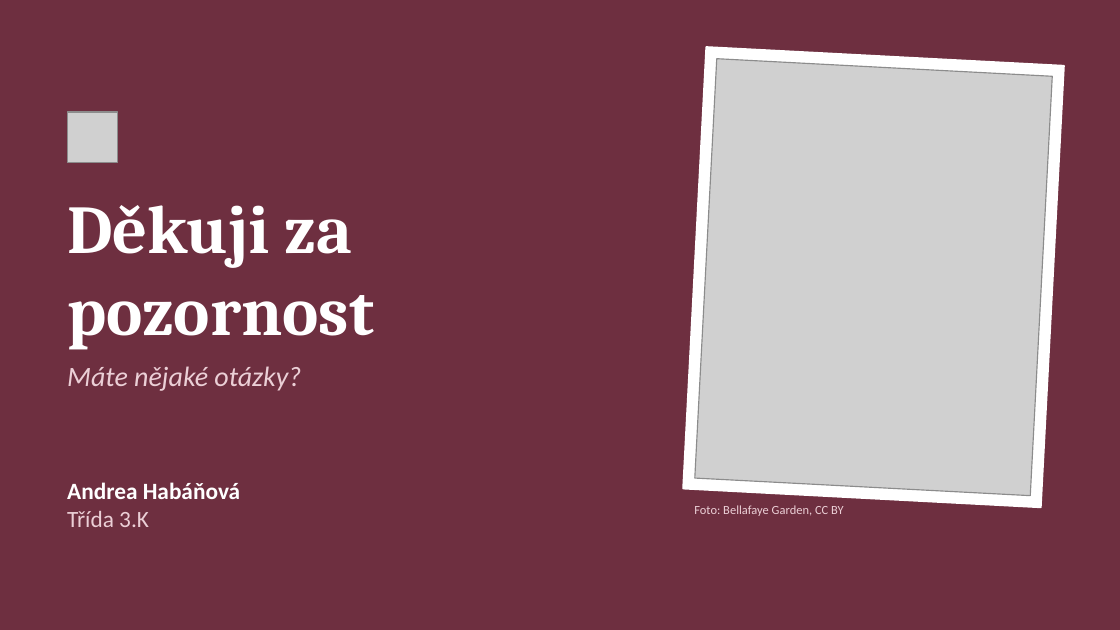
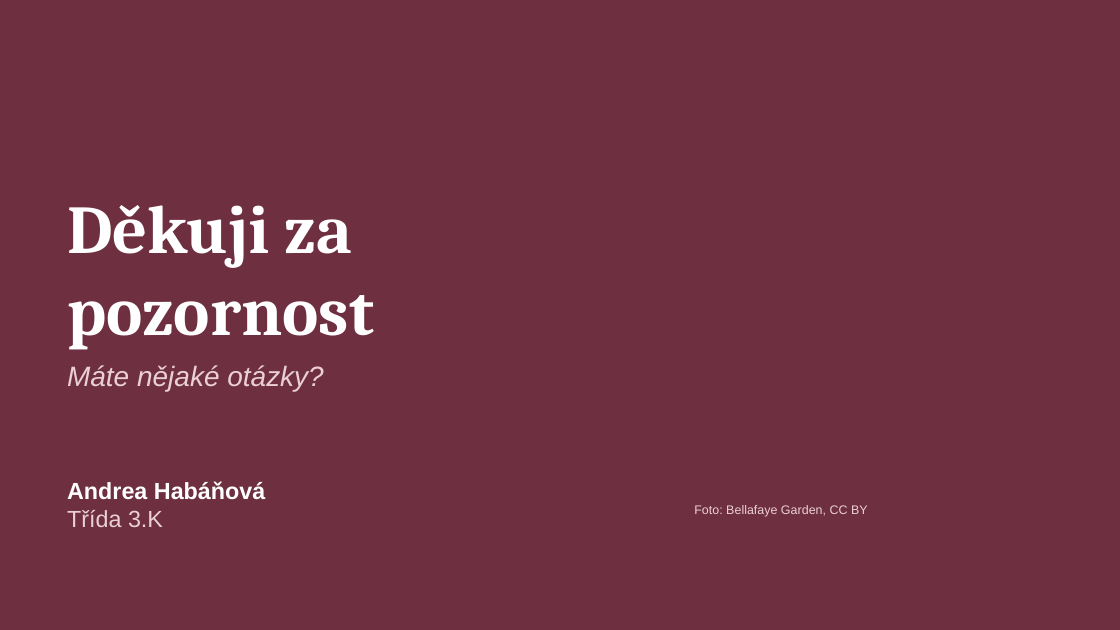
Before and after one commit to tdrzt4grdp-beep/P, a slide deck: slide 9 of svatebni_uces/Svatebni_uces_Habanova.pptx. Drawn at 1120x630 pixels with LibreOffice and Linux fonts; fonts in the diff are those of the drawing; grey boxes stand for pictures; background and template pictures are left out. Boxes give left, top, right and bottom in pixels: in the first picture for what was removed or moved away, otherwise in the second. Text is boxed around its words. In the diff, an @@ line names an element or a change of style, - is before the commit and + after.

```diff
--- a/svatebni_uces/Svatebni_uces_Habanova.pptx
+++ b/svatebni_uces/Svatebni_uces_Habanova.pptx
@@ rectangle removed at <box>683,47,1064,507</box> @@
@@ picture removed at <box>695,59,1052,496</box> @@
@@ picture removed at <box>67,112,118,162</box> @@
@@ font Calibri to Arial in 3 elements at <box>67,365,323,391</box>, <box>67,481,265,527</box>, <box>694,505,868,517</box> @@
```
Also in this commit, not shown: 8 other slides changed, 14 other files.
